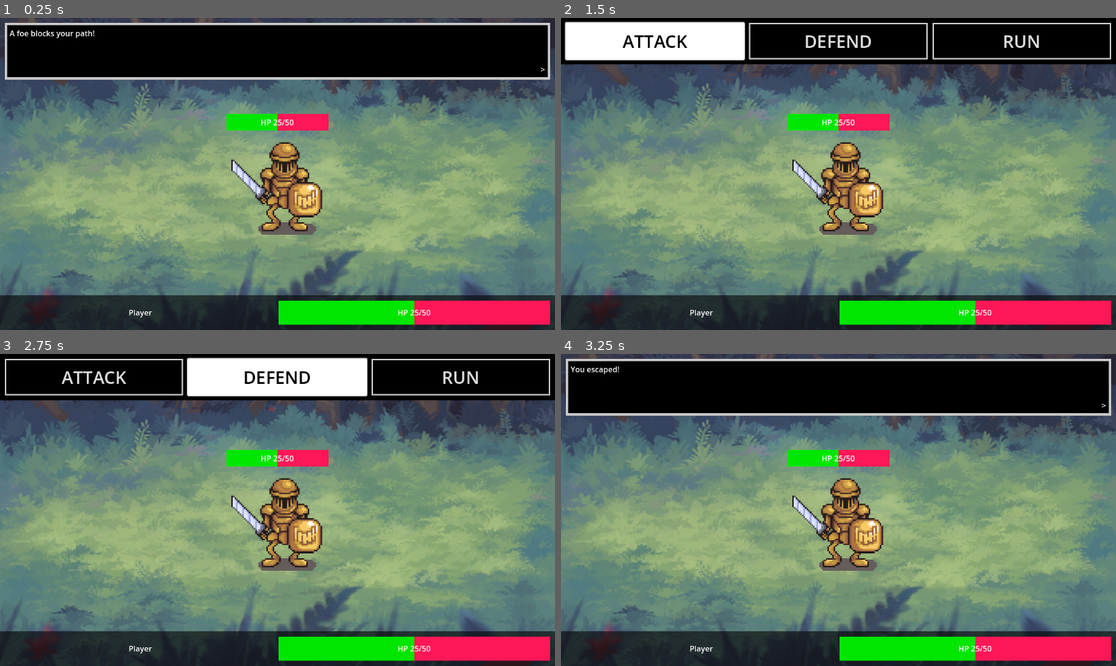
Above: before the commit, frames 1-4 (two rows, left to right).
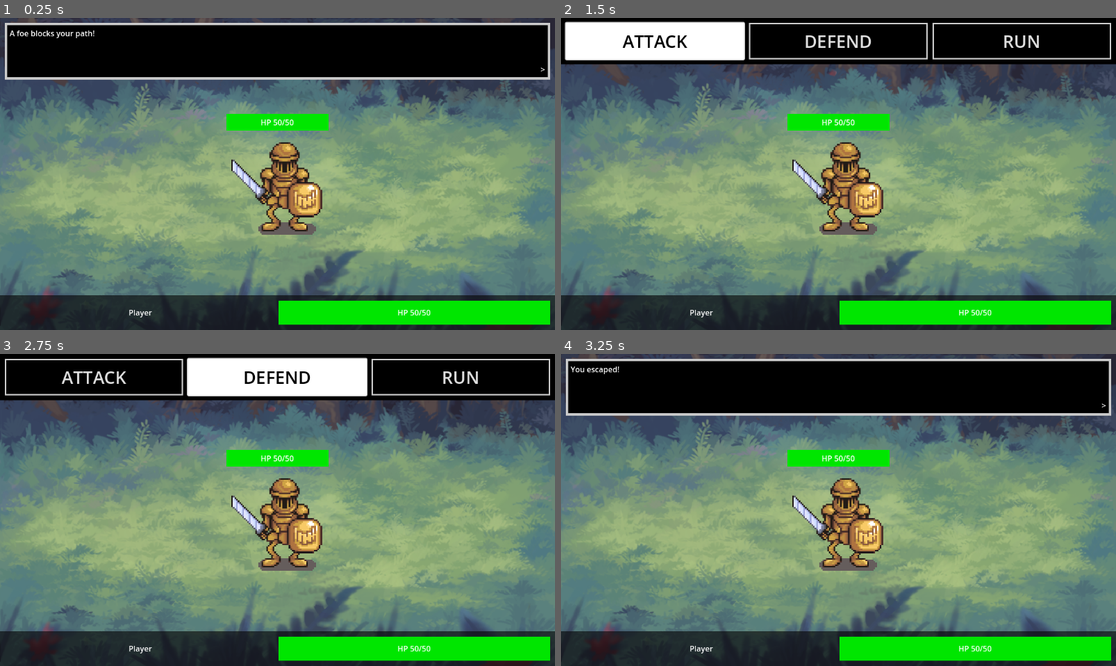
Above: after the commit, the same moments.

Repository: Opuhlos/Topielski-Turn-Based-System
Game: Godot game, scene res://scenes/battle.tscn
Same seed, same stepped clock (60 frames per second), same inputs: the game is played once before the commit and once after it. The project has no main scene, so this scene is started directly.
Inputs (mouse positions are in pixels of both pictures, inside the frame that each line leads up to):
- Up to frame 1 (0.25 s): no input
- Up to frame 2 (1.5 s): tap Enter (ui_accept) at 0.5, 0.77 s; move the mouse to (960, 158) at 0.52 s; click (960, 158) at 0.67 s; click "ATTACK" at 1.25 s
- Up to frame 3 (2.75 s): click "DEFEND" at 2 s
- Up to frame 4 (3.25 s): click "RUN" at 2.75 s

The runs differ from the first frame. In frame 1, 2.5% of the frame differs, in the area x 49-100%, y 30-99%; in frame 2, 2.5%; in frame 3, 2.5%; in frame 4, 2.5%.

Commit message:
set health logic

Diff:
--- a/topielskis-system/project.godot
+++ b/topielskis-system/project.godot
@@ -14,6 +14,10 @@
 config/features=PackedStringArray("4.4", "Forward Plus")
 config/icon="res://icon.svg"
 
+[autoload]
+
+State="*res://scripts/State.gd"
+
 [rendering]
 
 textures/canvas_textures/default_texture_filter=0
--- a/topielskis-system/scenes/battle.tscn
+++ b/topielskis-system/scenes/battle.tscn
@@ -1,6 +1,6 @@
 [gd_scene load_steps=11 format=3 uid="uid://dmbi722kcf5ra"]
 
-[ext_resource type="Script" uid="uid://bjjfpfdr570gj" path="res://scripts/battle.gd" id="1_p1qf1"]
+[ext_resource type="Script" uid="uid://bjjfpfdr570gj" path="res://scripts/Battle.gd" id="1_p1qf1"]
 [ext_resource type="Texture2D" uid="uid://ni5b0u5b0aju" path="res://assets/battleback1.png" id="1_th188"]
 [ext_resource type="Texture2D" uid="uid://b0t24sgeqoo60" path="res://assets/09.png" id="2_p1qf1"]
 
--- /dev/null
+++ b/topielskis-system/scripts/State.gd
@@ -0,0 +1,5 @@
+extends Node
+
+var max_health: int = 50
+var current_health: int = 35
+var damage = 20
--- a/topielskis-system/scripts/battle.gd
+++ b/topielskis-system/scripts/battle.gd
@@ -3,6 +3,9 @@
 signal textbox_closed
 
 func _ready() -> void:
+	set_health($PlayerPanel/MarginContainer/PlayerData/PlayerHealthBar, 50, 50)
+	set_health($EnemyContainer/EnemyHealthBar, 50, 50)
+
 	$ActionsPanel.hide()
 	$Textbox.hide()
 
@@ -29,3 +32,10 @@
 	display_text("You escaped!")
 	await textbox_closed
 	get_tree().quit()
+
+func set_health(progress_bar: ProgressBar, health: int, max_health: int) -> void:
+	progress_bar.max_value = max_health
+	progress_bar.value = health
+
+	var label: Label = progress_bar.get_node("Label")
+	label.text = "HP %s/%s" % [health, max_health]
Not shown, added: topielskis-system/scripts/State.gd.uid
